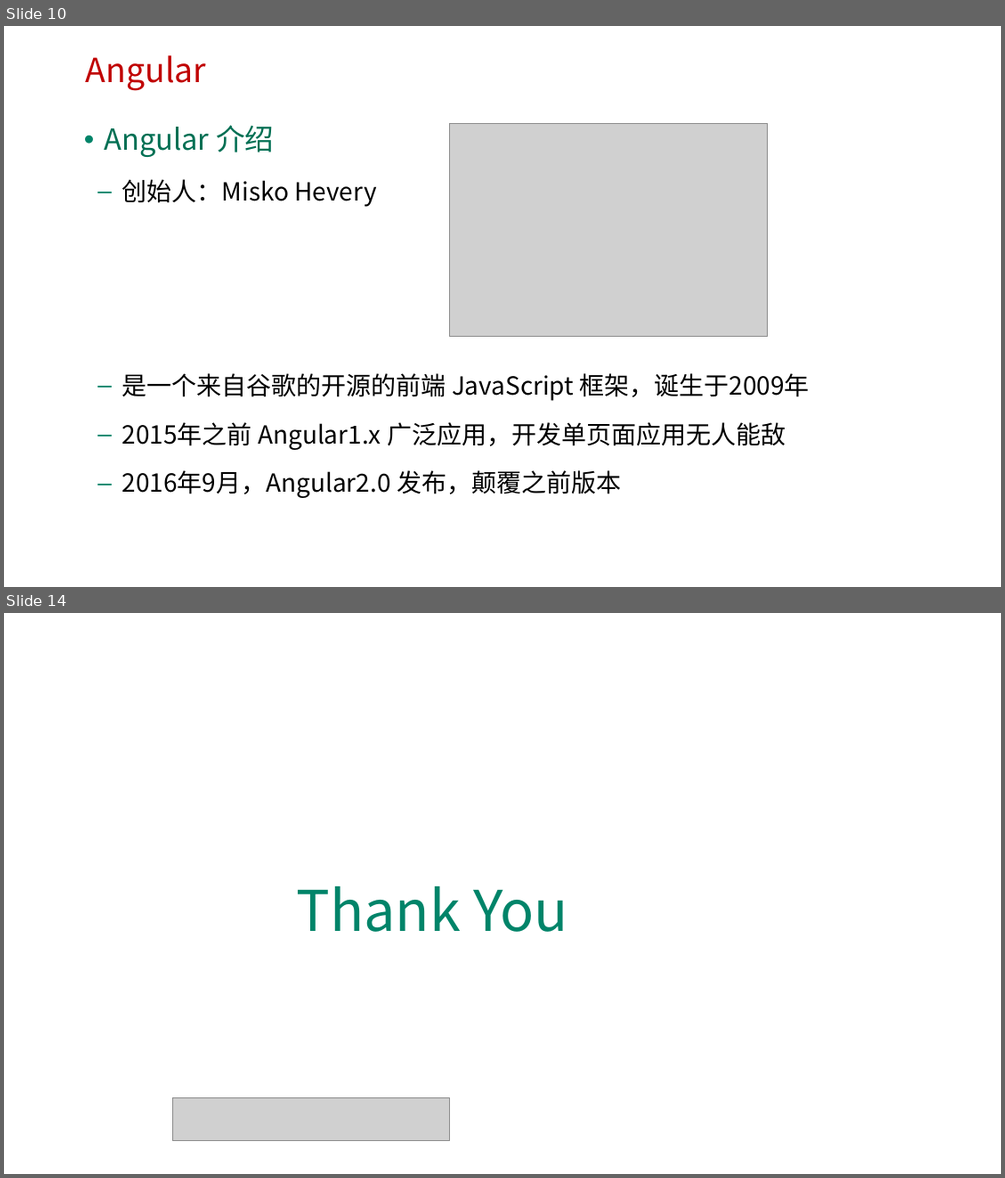
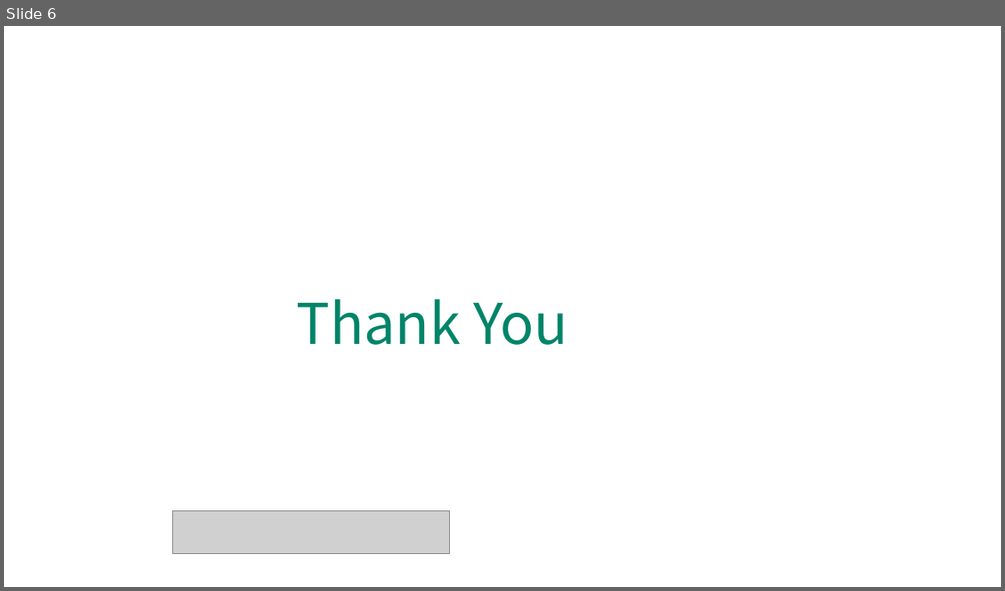
Before and after one commit to HL1115/react, a slide deck: reactjs/ppt/1-1 React简介.pptx. Shown one above the other, each under a label of ours: slides 10 and 14 before the commit, slide 6 after it; the slides between them are not shown. The pictures are 1005x1178 and 1005x591 pixels, drawn with LibreOffice and Linux fonts; fonts in the diff are those of the drawing; grey boxes stand for pictures; background and template pictures are left out. Boxes give left, top, right and bottom in pixels: in the first picture for what was removed or moved away, otherwise in the second. Text is boxed around its words. In the diff, an @@ line names an element or a change of style, - is before the commit and + after.

```diff
--- a/reactjs/ppt/1-1 React简介.pptx
+++ b/reactjs/ppt/1-1 React简介.pptx
@@ slide 10 removed at (x1=4, y1=26, x2=1001, y2=587), background picture (left out) @@
@@ text removed at (x1=86, y1=55, x2=206, y2=91) @@
-Angular
@@ text removed at (x1=104, y1=125, x2=809, y2=498) @@
-• Angular 介绍
-  – 创始人：Misko Hevery
-  – 是一个来自谷歌的开源的前端 JavaScript 框架，诞生于2009年
-  – 2015年之前 Angular1.x 广泛应用，开发单页面应用无人能敌
-  – 2016年9月，Angular2.0 发布，颠覆之前版本
@@ picture removed at (x1=450, y1=123, x2=768, y2=336) @@
@@ what was slide 14 is now slide 6 @@
```
Also in this commit, not shown: 1 slide changed, 4 slides added, 11 other slides removed, 1 other file.
